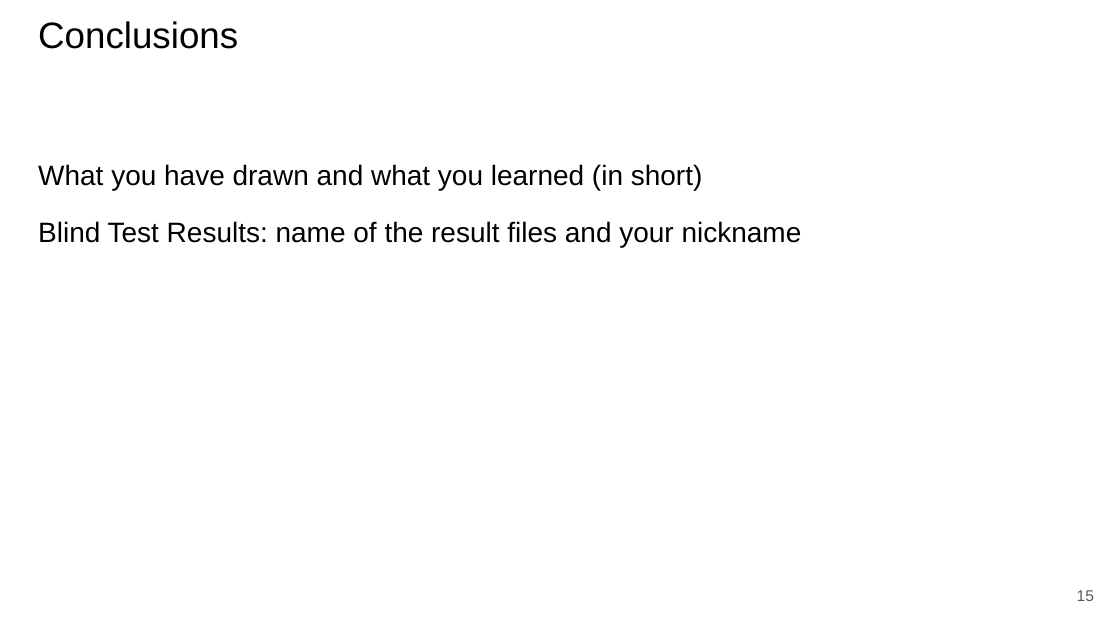
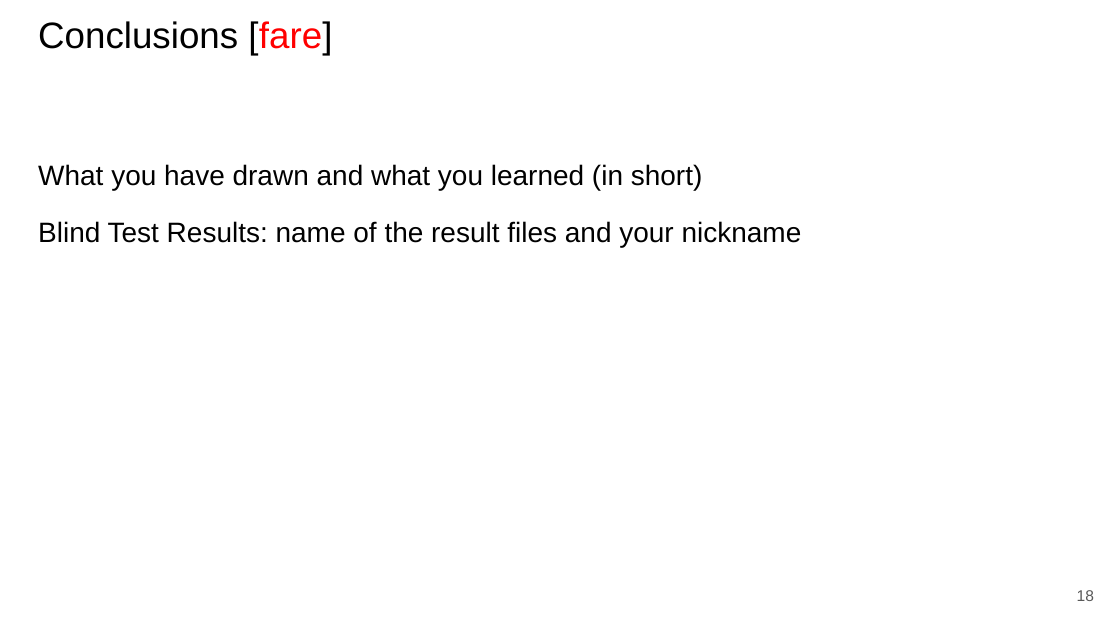
Before and after one commit to paolo-junior-mollica/machine-learning-project, a slide deck: slide 18 of relazione/ML-2023-PRJ-Slides-Demo.pptx (slide 15 before the commit). Drawn at 1120x630 pixels with LibreOffice and Linux fonts; fonts in the diff are those of the drawing. Boxes give left, top, right and bottom in pixels: in the first picture for what was removed or moved away, otherwise in the second. Text is boxed around its words. In the diff, an @@ line names an element or a change of style, - is before the commit and + after.

```diff
--- a/relazione/ML-2023-PRJ-Slides-Demo.pptx
+++ b/relazione/ML-2023-PRJ-Slides-Demo.pptx
@@ title at (x1=38, y1=21, x2=332, y2=55): text changed @@
-Conclusions
+Conclusions [fare]
@@ page number at (x1=1077, y1=590, x2=1094, y2=601): text changed @@
-15
+18
```
Also in this commit, not shown: 7 other slides changed, 5 slides added, 1 slide removed.
